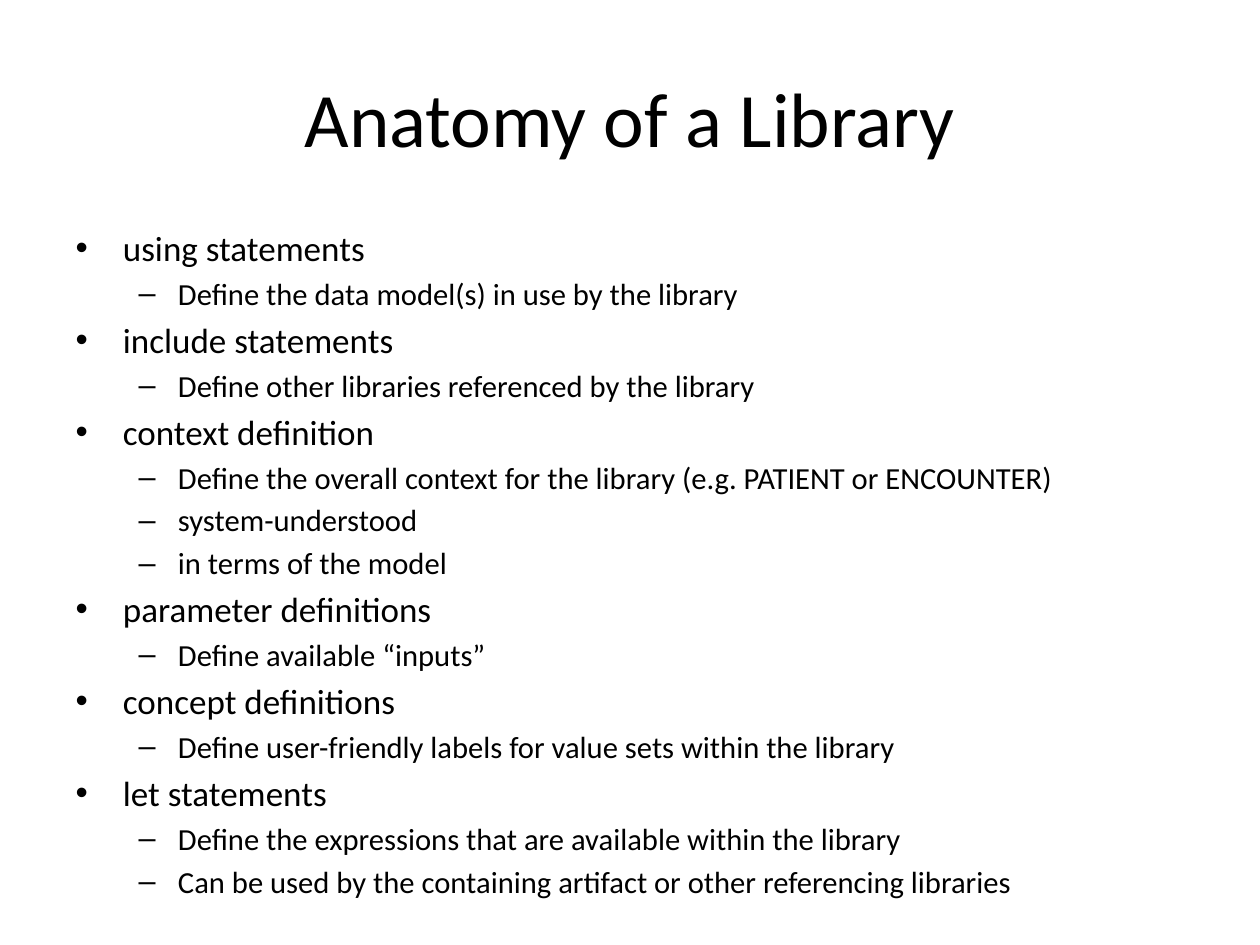
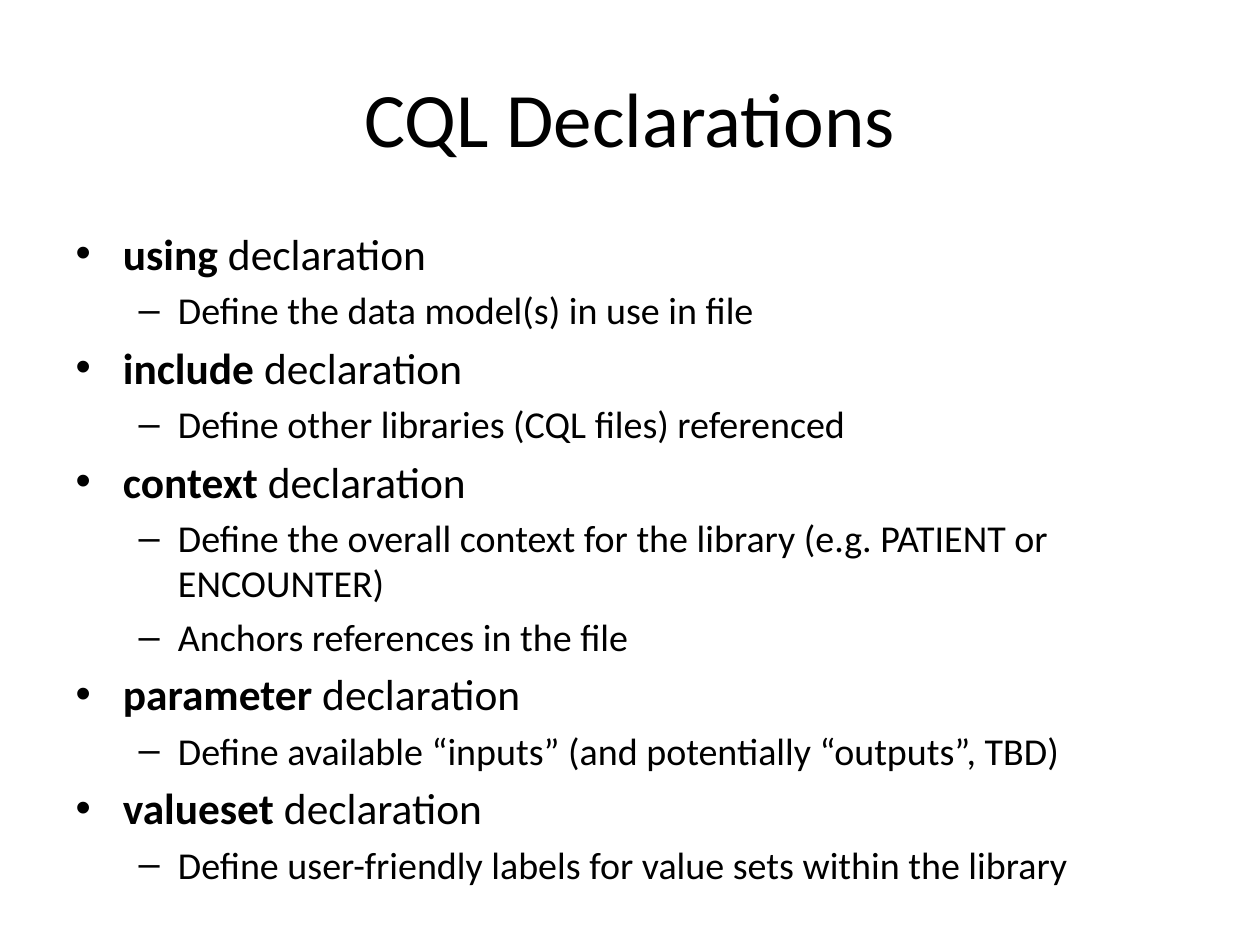
Before and after one commit to cqframework/OneModel, a slide deck: slide 5 of CQL/Documents/CQL_Technical_Introduction_20140604.pptx (slide 3 before the commit). Drawn at 1260x945 pixels with LibreOffice and Linux fonts; fonts in the diff are those of the drawing. Boxes give left, top, right and bottom in pixels: in the first picture for what was removed or moved away, otherwise in the second. Text is boxed around its words. In the diff, an @@ line names an element or a change of style, - is before the commit and + after.

Commit message:
Adding aggregate functionality. Adding sort/return clauses to the query context.

```diff
--- a/CQL/Documents/CQL_Technical_Introduction_20140604.pptx
+++ b/CQL/Documents/CQL_Technical_Introduction_20140604.pptx
@@ title at (365, 93, 894, 158): text changed @@
-Anatomy of a Library
+CQL Declarations
@@ text at (123, 239, 844, 499): text changed; size 17.5 to 21.7 pt @@
-• using statements
-  – Define the data model(s) in use by the library
-• include statements
-  – Define other libraries referenced by the library
-• context definition
+• using declaration
+  – Define the data model(s) in use in file
+• include declaration
+  – Define other libraries (CQL files) referenced
+• context declaration
@@ text at (178, 524, 1067, 885): size 17.5 to 21.7 pt in "Define the overall context for the library ...", "Define user-friendly labels for value sets within ..." @@
@@ text at (123, 624, 1059, 825): text changed; size 17.5 to 21.7 pt @@
-  – system-understood
-  – in terms of the model
-• parameter definitions
-  – Define available “inputs”
-• concept definitions
+  – Anchors references in the file
+• parameter declaration
+  – Define available “inputs” (and potentially “outputs”, TBD)
+• valueset declaration
@@ text at (123, 781, 1011, 899): paragraphs removed @@
-• let statements
-  – Define the expressions that are available within the library
-  – Can be used by the containing artifact or other referencing libraries
```
Also in this commit, not shown: 5 other slides changed, 4 slides added, 9 slides removed, 11 other files.
